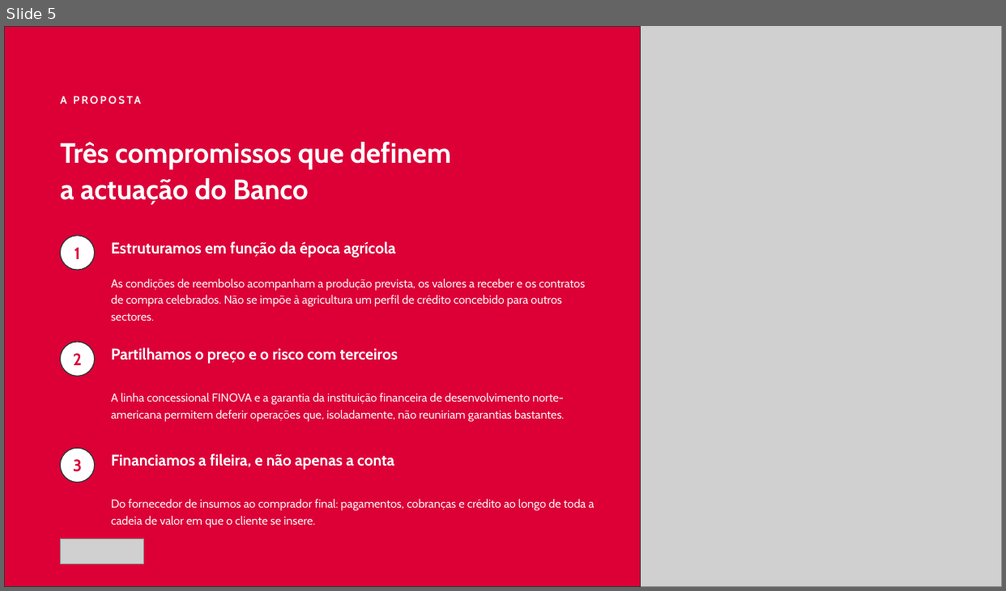
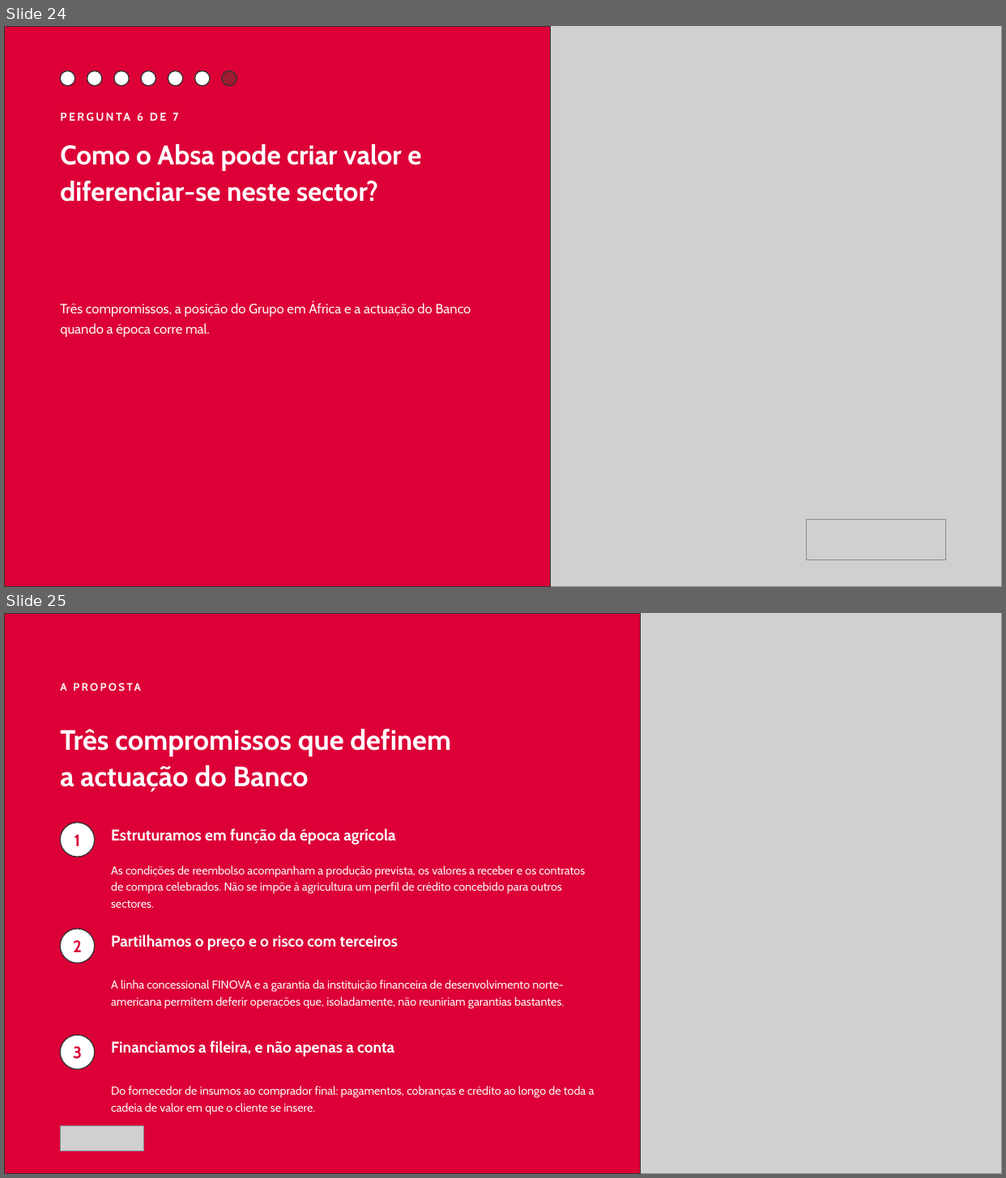
Before and after one commit to timoteomirolejr-hue/momo, a slide deck: cvp-agronegocios/CVP_Agronegocios_Absa_Mocambique_2026.pptx. Shown one above the other, each under a label of ours: slide 5 before the commit, slides 24 and 25 after it. The pictures are 1006x591 and 1006x1178 pixels, drawn with LibreOffice and Linux fonts; fonts in the diff are those of the drawing; grey boxes stand for pictures. Boxes give left, top, right and bottom in pixels: in the first picture for what was removed or moved away, otherwise in the second. Text is boxed around its words. In the diff, an @@ line names an element or a change of style, - is before the commit and + after.

```diff
--- a/cvp-agronegocios/CVP_Agronegocios_Absa_Mocambique_2026.pptx
+++ b/cvp-agronegocios/CVP_Agronegocios_Absa_Mocambique_2026.pptx
@@ slide 24 added at (4, 26, 1002, 587), background #DC0037 @@
@@ rectangle added at (4, 26, 551, 587), fill #DC0037, outline #333333 1 pt @@
@@ picture added at (498, 26, 1002, 587) @@
@@ ellipse added at (60, 71, 75, 86), fill #FFFFFF, outline #333333 1 pt @@
@@ ellipse added at (87, 71, 102, 86), fill #FFFFFF, outline #333333 1 pt @@
@@ ellipse added at (114, 71, 129, 86), fill #FFFFFF, outline #333333 1 pt @@
@@ ellipse added at (141, 71, 156, 86), fill #FFFFFF, outline #333333 1 pt @@
@@ ellipse added at (168, 71, 183, 86), fill #FFFFFF, outline #333333 1 pt @@
@@ ellipse added at (195, 71, 210, 86), fill #FFFFFF, outline #333333 1 pt @@
@@ ellipse added at (222, 71, 236, 86), fill #9E1B32, outline #333333 1 pt @@
@@ text added at (137, 113, 178, 121), 11 pt, text #FFF1F3, bold @@
+PERGUNTA 6 DE 7
@@ text added at (60, 144, 421, 202), 26 pt, text #FFFFFF, bold @@
+Como o Absa pode criar valor e diferenciar-se neste sector?
@@ text added at (60, 303, 471, 337), 13 pt, text #FFF1F3 @@
+Três compromissos, a posição do Grupo em África e a actuação do Banco quando a época corre mal.
@@ picture added at (807, 520, 946, 561) @@
@@ what was slide 5 is now slide 25 @@
```
Also in this commit, not shown: 21 slides changed, 6 other slides added, 1 other file.
